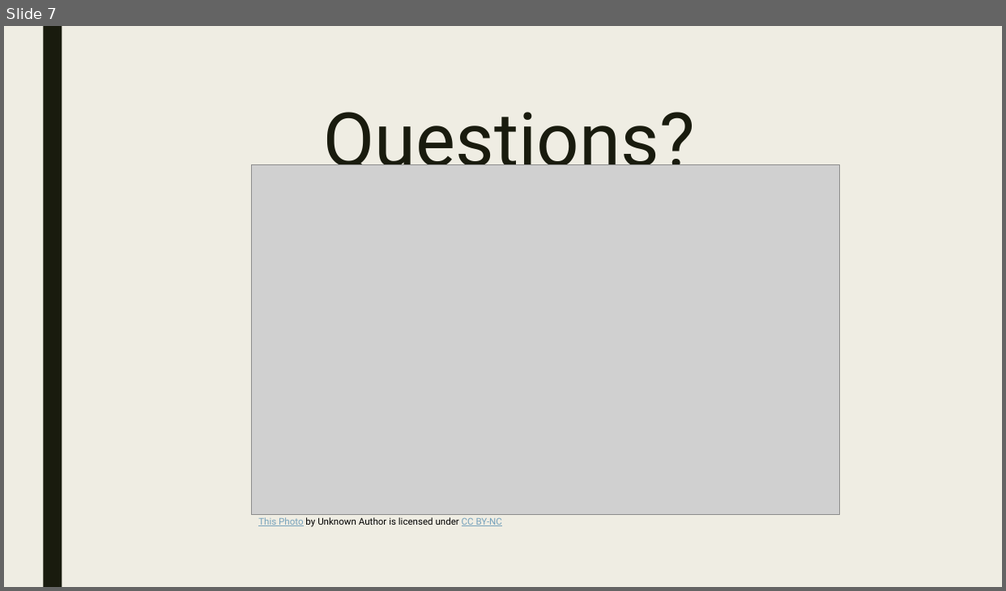
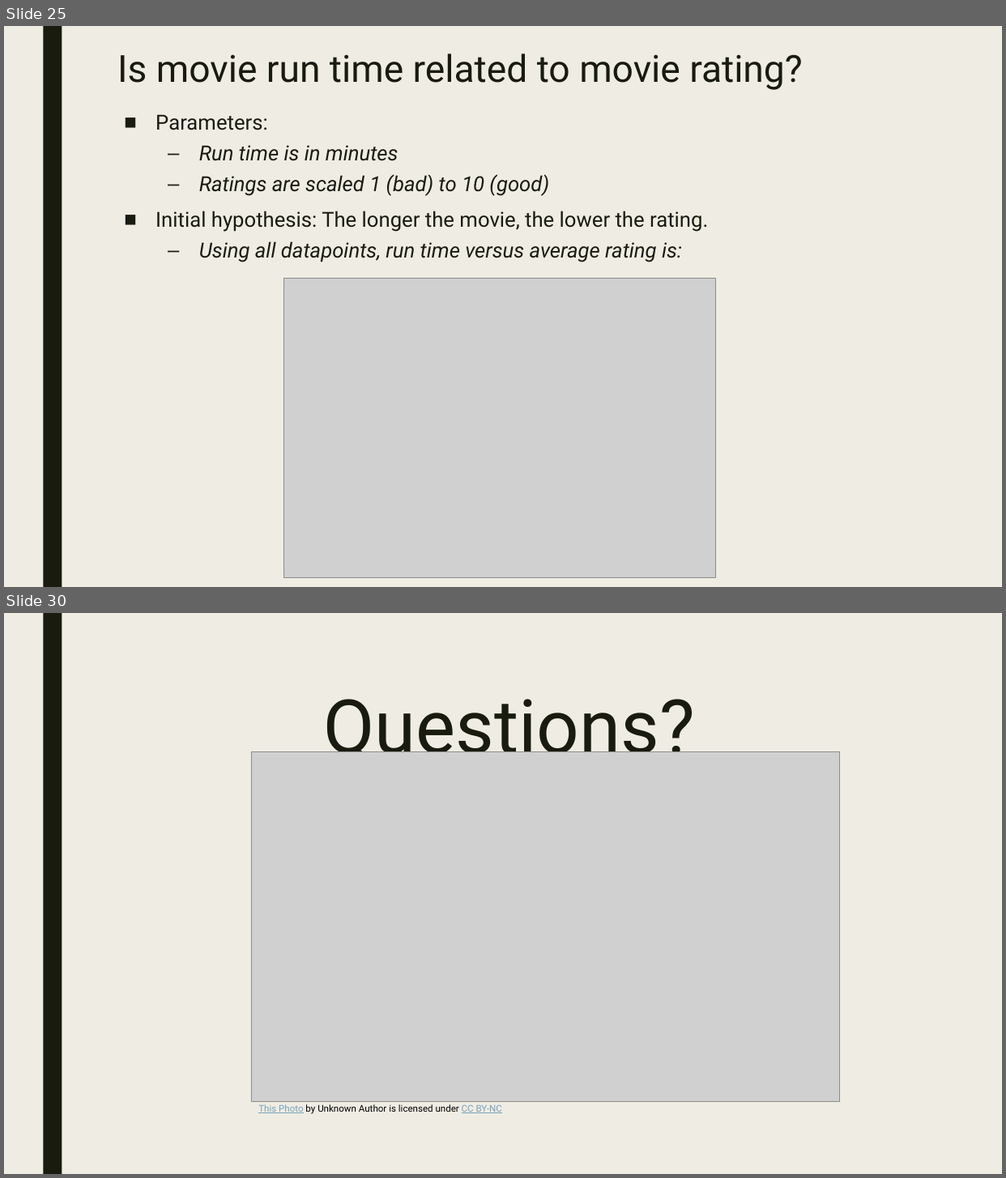
Before and after one commit to Zannyo/data-project-1, a slide deck: Presentation.pptx. Shown one above the other, each under a label of ours: slide 7 before the commit, slides 25 and 30 after it; the slides between them are not shown. The pictures are 1006x591 and 1006x1178 pixels, drawn with LibreOffice and Linux fonts; fonts in the diff are those of the drawing; grey boxes stand for pictures. Boxes give left, top, right and bottom in pixels: in the first picture for what was removed or moved away, otherwise in the second. Text is boxed around its words. In the diff, an @@ line names an element or a change of style, - is before the commit and + after.

```diff
--- a/Presentation.pptx
+++ b/Presentation.pptx
@@ slide 25 added at box(4, 26, 1002, 587), background #EFEDE3; not listed: 1 template element that a slide beside it also shows @@
@@ title added at box(117, 54, 802, 90), 36 pt, text #191B0E @@
+Is movie run time related to movie rating?
@@ text added at box(155, 114, 708, 263), 20 pt, text #191B0E, italic @@
+■ Parameters:
+  – Run time is in minutes
+  – Ratings are scaled 1 (bad) to 10 (good)
+■ Initial hypothesis: The longer the movie, the lower the rating.
+  – Using all datapoints, run time versus average rating is:
@@ picture added at box(283, 278, 716, 578) @@
@@ what was slide 7 is now slide 30 @@
```
Also in this commit, not shown: 5 slides changed, 23 other slides added, 1 slide removed, 2 other files.
